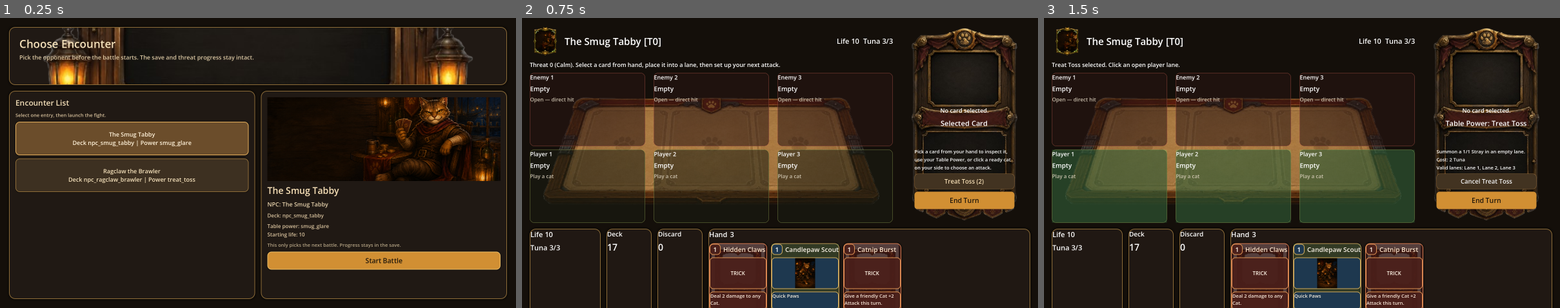
Above: before the commit, frames 1-3 (left to right).
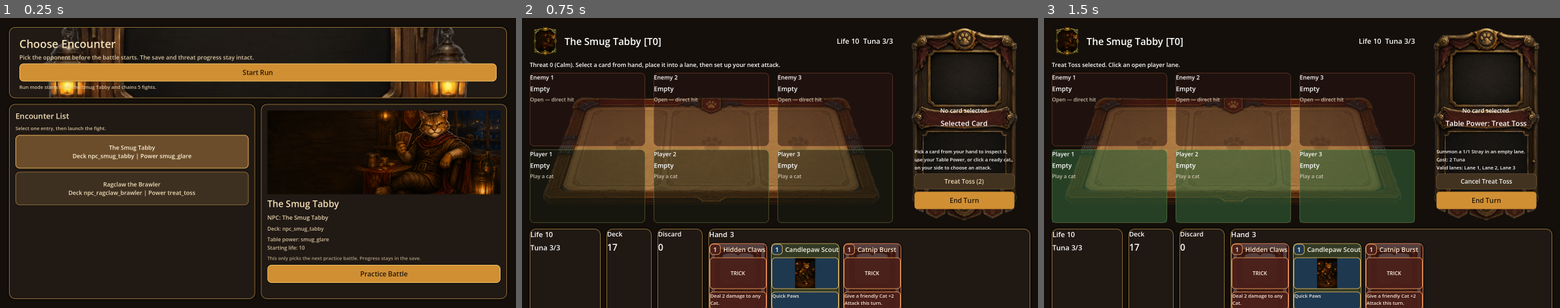
Above: after the commit, the same moments.

Repository: domonemec-creator/catnapped
Game: Godot game, scene res://scenes/card_game/encounter_select.tscn
The game is run twice, just before and just after one commit, with the same random seed, the same clock (stepped at 60 frames per second) and the same inputs.
Inputs:
- Up to frame 1 (0.25 s): no input
- Up to frame 2 (0.75 s): click "Start Battle" (after the commit: "Practice Battle") at 0.5 s
- Up to frame 3 (1.5 s): click "Treat Toss (2)" at 1.25 s

The runs differ from the first frame. In frame 1, 26% of the frame differs, in the area x 1-99%, y 3-92%; in frame 2, nothing differs; in frame 3, nothing differs.

Commit message:
menu
přidali jsme menu a podbne

Diff:
--- a/project.godot
+++ b/project.godot
@@ -18,6 +18,7 @@
 [autoload]
 
 MultiplayerManager="*res://scripts/multiplayer_manager.gd"
+RunSession="*res://scripts/card_game/systems/run_session.gd"
 
 [display]
 
--- a/scripts/card_game/systems/battle_controller.gd
+++ b/scripts/card_game/systems/battle_controller.gd
@@ -156,6 +156,11 @@
     _table_power_library = _load_resources_by_id("res://data/table_powers")
     _encounter_library = _load_resources_by_id("res://data/encounters")
     var encounter_id: StringName = startup_encounter_id if startup_encounter_id != &"" else DEFAULT_ENCOUNTER_ID
+    var run_session = _get_run_session()
+    if run_session != null and run_session.is_active():
+        var run_encounter_id = run_session.get_current_encounter_id()
+        if run_encounter_id != StringName():
+            encounter_id = run_encounter_id
     _encounter = _encounter_library.get(encounter_id) as EncounterDefinition
     if _encounter == null:
         _encounter = load(ENCOUNTER_PATH) as EncounterDefinition
@@ -189,6 +194,7 @@
 
 
 func _show_post_match_overlay(result_title: String, result_summary: String, previous_threat: int, next_threat: int, deck_messages: Array[String]) -> void:
+    var run_session = _get_run_session()
     post_match_overlay.visible = true
     post_match_backdrop_art.texture = _get_post_match_backdrop_texture()
     post_match_threat_badge.texture = _postmatch_threat_badge_texture
@@ -196,10 +202,15 @@
     post_match_result_summary.text = result_summary
     post_match_threat_summary.text = _build_post_match_threat_text(previous_threat, next_threat)
     post_match_deck_shift_detail.text = _build_post_match_deck_shift_text(deck_messages, previous_threat, next_threat)
-    post_match_record_label.text = "Wins %s   Losses %s" % [
+    var record_text := "Wins %s   Losses %s" % [
         _progression_system.get_win_count(_progression_state),
         _progression_system.get_loss_count(_progression_state),
     ]
+    if run_session != null and run_session.is_active():
+        var run_progress = run_session.get_run_progress_text()
+        if not run_progress.is_empty():
+            record_text += "   %s" % run_progress
+    post_match_record_label.text = record_text
 
     match result_title:
         "Victory":
@@ -210,6 +221,7 @@
             post_match_result_emblem.texture = null
 
     post_match_result_emblem.visible = post_match_result_emblem.texture != null
+    _update_post_match_actions()
 
 
 func _build_post_match_threat_text(previous_threat: int, next_threat: int) -> String:
@@ -1005,6 +1017,30 @@
 
 
 func _on_choose_encounter_button_pressed() -> void:
+    var run_session = _get_run_session()
+    if run_session != null and run_session.is_active():
+        if run_session.has_next_encounter():
+            run_session.advance_to_next_encounter()
+            get_tree().reload_current_scene()
+            return
+
+        run_session.end_run()
+
+    _return_to_encounter_select()
+
+
+func _update_post_match_actions() -> void:
+    var run_session = _get_run_session()
+    if run_session != null and run_session.is_active():
+        post_match_rematch_button.text = "Retry Encounter"
+        post_match_choose_encounter_button.text = "Next Encounter" if run_session.has_next_encounter() else "End Run"
+        return
+
+    post_match_rematch_button.text = "Rematch"
+    post_match_choose_encounter_button.text = "Choose Encounter"
+
+
+func _return_to_encounter_select() -> void:
     var packed_scene := load(ENCOUNTER_SELECT_SCENE_PATH) as PackedScene
     if packed_scene == null:
         push_error("Could not load encounter_select.tscn")
@@ -1015,6 +1051,10 @@
     tree.root.add_child(select_scene)
     tree.current_scene = select_scene
     queue_free()
+
+
+func _get_run_session():
+    return get_node("/root/RunSession")
 
 
 func _start_turn(player_state: PlayerBattleState) -> void:
--- /dev/null
+++ b/scripts/card_game/systems/run_session.gd
@@ -0,0 +1,100 @@
+extends Node
+
+const DEFAULT_RUN_ROSTER: Array[StringName] = [&"smug_tabby", &"ragclaw_brawler"]
+const DEFAULT_RUN_LENGTH := 5
+
+var _active: bool = false
+var _route: Array[StringName] = []
+var _current_index: int = -1
+
+
+func start_new_run(start_encounter_id: StringName, route_length: int = DEFAULT_RUN_LENGTH) -> void:
+    var roster := _build_run_roster()
+    if roster.is_empty():
+        push_warning("RunSession could not build a run route.")
+        end_run()
+        return
+
+    var sanitized_length := maxi(1, route_length)
+    var start_index := roster.find(start_encounter_id)
+    if start_index < 0:
+        start_index = 0
+
+    _route.clear()
+    for step in range(sanitized_length):
+        _route.append(roster[(start_index + step) % roster.size()])
+
+    _current_index = 0
+    _active = true
+
+
+func end_run() -> void:
+    _active = false
+    _current_index = -1
+    _route.clear()
+
+
+func is_active() -> bool:
+    return _active
+
+
+func get_route_length() -> int:
+    return _route.size()
+
+
+func get_current_step_number() -> int:
+    if not _active or _current_index < 0 or _route.is_empty():
+        return 0
+    return _current_index + 1
+
+
+func get_current_encounter_id() -> StringName:
+    if not _active or _current_index < 0 or _current_index >= _route.size():
+        return StringName()
+    return _route[_current_index]
+
+
+func has_next_encounter() -> bool:
+    return _active and _current_index >= 0 and _current_index + 1 < _route.size()
+
+
+func advance_to_next_encounter() -> StringName:
+    if not has_next_encounter():
+        return StringName()
+
+    _current_index += 1
+    return _route[_current_index]
+
+
+func get_run_progress_text() -> String:
+    if not _active or _route.is_empty():
+        return ""
+    return "Run %s/%s" % [get_current_step_number(), _route.size()]
+
+
+func get_run_roster_summary() -> String:
+    if _route.is_empty():
+        return ""
+
+    var roster_names: Array[String] = []
+    for encounter_id in _route:
+        roster_names.append(_encounter_display_name(encounter_id))
+    return " -> ".join(roster_names)
+
+
+func _build_run_roster() -> Array[StringName]:
+    var roster: Array[StringName] = []
+    for encounter_id in DEFAULT_RUN_ROSTER:
+        if encounter_id == StringName():
+            continue
+        roster.append(encounter_id)
+    return roster
+
+
+func _encounter_display_name(encounter_id: StringName) -> String:
+    match encounter_id:
+        &"smug_tabby":
+            return "Smug Tabby"
+        &"ragclaw_brawler":
+            return "Ragclaw"
+    return String(encounter_id)
--- /dev/null
+++ b/scripts/card_game/tools/verify_run_flow.gd
@@ -0,0 +1,96 @@
+extends SceneTree
+
+
+func _init() -> void:
+    call_deferred("_run")
+
+
+func _fail(message: String) -> void:
+    _get_run_session().end_run()
+    push_error(message)
+    quit(1)
+
+
+func _run() -> void:
+    var run_session = _get_run_session()
+    run_session.end_run()
+
+    var packed_scene := load("res://scenes/card_game/encounter_select.tscn") as PackedScene
+    if packed_scene == null:
+        _fail("Could not load encounter_select.tscn.")
+        return
+
+    var menu := packed_scene.instantiate()
+    root.add_child(menu)
+
+    await process_frame
+    await process_frame
+
+    menu._select_encounter(&"ragclaw_brawler")
+    menu._start_run()
+
+    await process_frame
+    await process_frame
+
+    var battle := current_scene
+    if battle == null or battle._encounter == null:
+        _fail("Run did not load a battle scene.")
+        return
+    if not run_session.is_active():
+        _fail("RunSession was not marked active.")
+        return
+    if run_session.get_current_step_number() != 1:
+        _fail("Run did not start on step 1.")
+        return
+    if run_session.get_current_encounter_id() != &"ragclaw_brawler":
+        _fail("Run did not start from the selected encounter.")
+        return
+    if battle._encounter.id != &"ragclaw_brawler":
+        _fail("Battle scene did not load Ragclaw as the first run encounter.")
+        return
+
+    var progression = battle._progression_system
+    var enemy_state = battle._battle_state.get_player_state(battle.ENEMY_ID)
+    if enemy_state == null:
+        _fail("Missing enemy state.")
+        return
+    enemy_state.life = 0
+    battle._check_battle_end()
+
+    if battle.post_match_choose_encounter_button.text != "Next Encounter":
+        _fail("Run overlay did not switch to Next Encounter.")
+        return
+    if not battle.post_match_record_label.text.contains("Run 1/5"):
+        _fail("Run overlay did not show run progress.")
+        return
+
+    battle._on_choose_encounter_button_pressed()
+
+    await process_frame
+    await process_frame
+
+    var next_battle := current_scene
+    if next_battle == null or next_battle._encounter == null:
+        _fail("Run did not advance to the next battle.")
+        return
+    if not run_session.is_active():
+        _fail("RunSession stopped after advancing to the next battle.")
+        return
+    if run_session.get_current_step_number() != 2:
+        _fail("Run did not advance to step 2.")
+        return
+    if run_session.get_current_encounter_id() != &"smug_tabby":
+        _fail("Second run battle did not switch to Smug Tabby.")
+        return
+    if next_battle._encounter.id != &"smug_tabby":
+        _fail("Battle scene did not load the second run encounter.")
+        return
+
+    progression.reset_state()
+    run_session.end_run()
+    print("Run flow verification passed.")
+    quit()
+
+
+func _get_run_session():
+    return root.get_node("/root/RunSession")
--- a/scripts/card_game/ui/encounter_select.gd
+++ b/scripts/card_game/ui/encounter_select.gd
@@ -2,7 +2,6 @@
 extends Control
 
 const BattleScene: PackedScene = preload("res://scenes/card_game/battle_scene.tscn")
-const EncounterDefinition = preload("res://scripts/card_game/data/encounter_definition.gd")
 const ENCOUNTER_IDS: Array[StringName] = [&"smug_tabby", &"ragclaw_brawler"]
 const HEADER_TEXTURE_PATH := "res://assets/card_game/ui/header_panel_drapes.png"
 
@@ -25,6 +24,8 @@
 var _selected_summary: Label
 var _selected_stats: Label
 var _status_label: Label
+var _run_button: Button
+var _run_note_label: Label
 var _start_button: Button
 
 
@@ -112,6 +113,25 @@
     _style_label(subtitle, 18, Color(0.9, 0.82, 0.67, 0.95), true)
     header_vbox.add_child(subtitle)
 
+    _run_button = Button.new()
+    _run_button.text = "Start Run"
+    _run_button.custom_minimum_size = Vector2(0, 56)
+    _run_button.size_flags_horizontal = Control.SIZE_EXPAND_FILL
+    _run_button.add_theme_font_size_override("font_size", 21)
+    _run_button.add_theme_color_override("font_color", Color(0.13, 0.09, 0.04, 1))
+    _run_button.add_theme_color_override("font_hover_color", Color(0.1, 0.07, 0.03, 1))
+    _run_button.add_theme_color_override("font_pressed_color", Color(0.13, 0.09, 0.04, 1))
+    _run_button.add_theme_stylebox_override("normal", _start_button_normal_style)
+    _run_button.add_theme_stylebox_override("hover", _start_button_hover_style)
+    _run_button.add_theme_stylebox_override("pressed", _start_button_pressed_style)
+    _run_button.pressed.connect(_start_run)
+    header_vbox.add_child(_run_button)
+
+    _run_note_label = Label.new()
+    _style_label(_run_note_label, 15, Color(0.88, 0.79, 0.64, 0.95), true)
+    _run_note_label.text = "Run mode starts from the selected encounter and alternates through the roster for 5 fights."
+    header_vbox.add_child(_run_note_label)
+
     var body := HBoxContainer.new()
     body.size_flags_horizontal = Control.SIZE_EXPAND_FILL
     body.size_flags_vertical = Control.SIZE_EXPAND_FILL
@@ -210,7 +230,7 @@
     details_vbox.add_child(_status_label)
 
     _start_button = Button.new()
-    _start_button.text = "Start Battle"
+    _start_button.text = "Practice Battle"
     _start_button.custom_minimum_size = Vector2(0, 56)
     _start_button.size_flags_horizontal = Control.SIZE_EXPAND_FILL
     _start_button.add_theme_font_size_override("font_size", 21)
@@ -290,7 +310,9 @@
         _selected_encounter.starting_life,
     ]
     _selected_portrait.texture = _load_texture(_selected_encounter.portrait_path)
-    _status_label.text = "This only picks the next battle. Progress stays in the save."
+    _status_label.text = "This only picks the next practice battle. Progress stays in the save."
+    _run_note_label.text = "Run mode starts from %s and chains 5 fights." % _selected_encounter.display_name
+    _run_button.disabled = false
     _start_button.disabled = false
 
 
@@ -302,6 +324,8 @@
     _selected_stats.text = ""
     _selected_portrait.texture = null
     _status_label.text = "Selector is empty, so the battle cannot start."
+    _run_note_label.text = "No run can start until encounters load."
+    _run_button.disabled = true
     _start_button.disabled = true
 
 
@@ -331,8 +355,24 @@
     if _selected_encounter == null:
         return
 
+    _get_run_session().end_run()
+    _open_battle_scene(_selected_encounter.id)
+
+
+func _start_run() -> void:
+    if _selected_encounter == null and not _encounters.is_empty():
+        _select_encounter(_encounters[0].id)
+    if _selected_encounter == null:
+        return
+
+    _get_run_session().start_new_run(_selected_encounter.id)
+    _open_battle_scene()
+
+
+func _open_battle_scene(encounter_id: StringName = StringName()) -> void:
     var battle_scene := BattleScene.instantiate()
-    battle_scene.startup_encounter_id = _selected_encounter.id
+    if encounter_id != StringName():
+        battle_scene.startup_encounter_id = encounter_id
     var tree := get_tree()
     tree.root.add_child(battle_scene)
     tree.current_scene = battle_scene
@@ -371,3 +411,7 @@
     style.shadow_color = Color(0, 0, 0, 0.3)
     style.shadow_size = shadow_size
     return style
+
+
+func _get_run_session():
+    return get_node("/root/RunSession")
Not shown, changed: README.md
Not shown, changed: design/catnapped_master_notes.md
